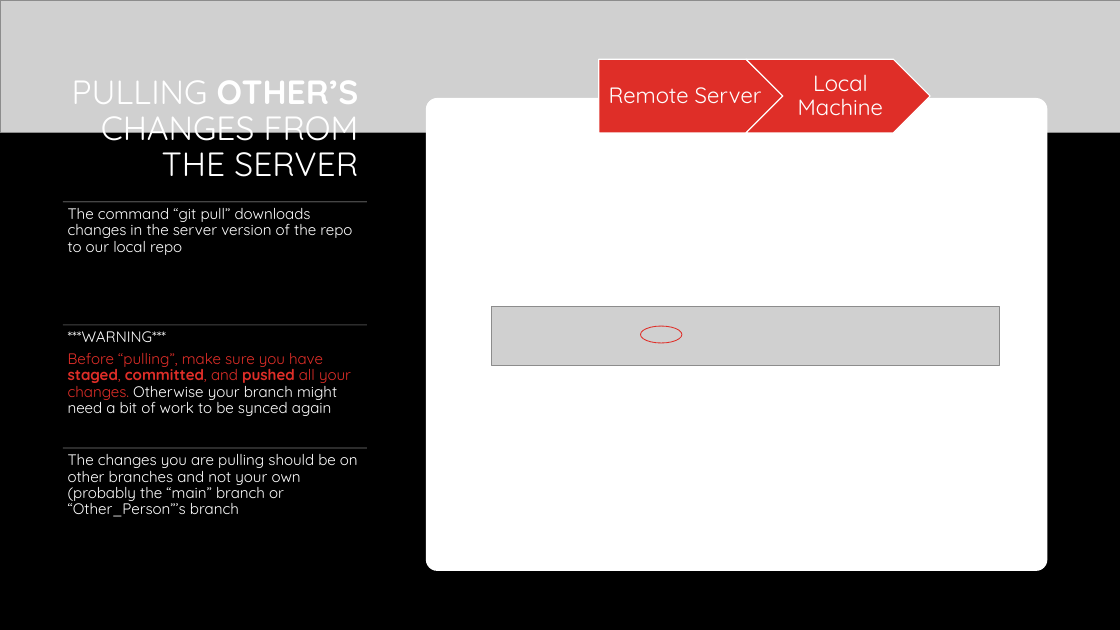
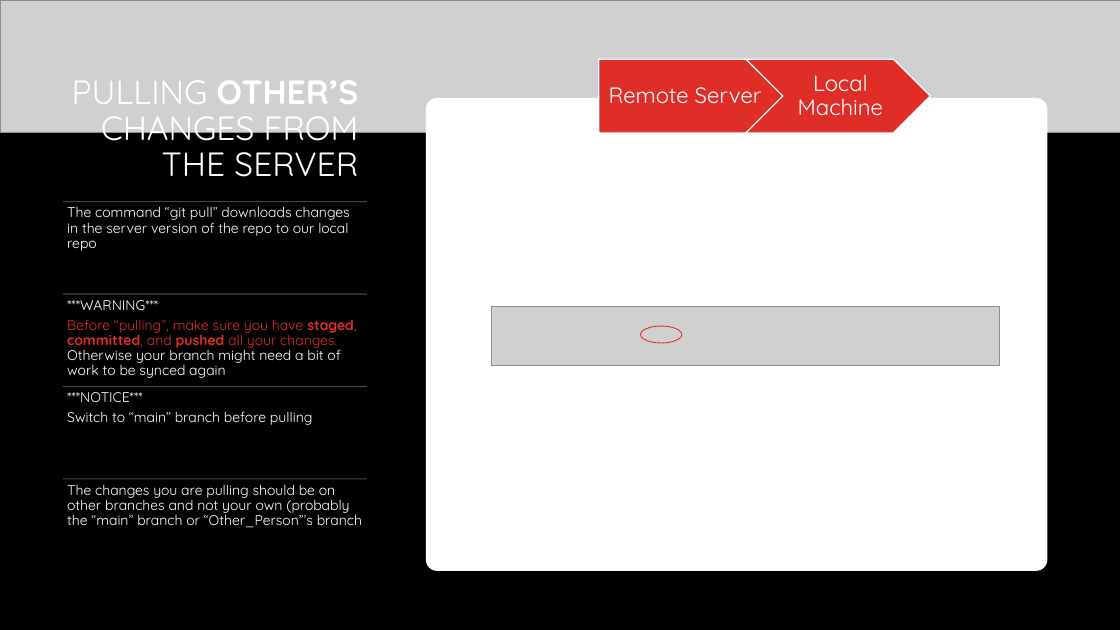
Before and after one commit to shachash1984/Tiltan_UnrealEngineCourse, a slide deck: slide 11 of Classes/Class_1/Git Helper.pptx (slide 10 before the commit). Drawn at 1120x630 pixels with LibreOffice and Linux fonts; fonts in the diff are those of the drawing; grey boxes stand for pictures; background and template pictures are left out. Boxes give left, top, right and bottom in pixels: in the first picture for what was removed or moved away, otherwise in the second. Text is boxed around its words. In the diff, an @@ line names an element or a change of style, - is before the commit and + after.

Commit message:
finished git ppt

```diff
--- a/Classes/Class_1/Git Helper.pptx
+++ b/Classes/Class_1/Git Helper.pptx
@@ size 13 to 12 pt in 3 elements at (x1=67, y1=206, x2=349, y2=251), (x1=67, y1=484, x2=362, y2=528), (x1=67, y1=300, x2=356, y2=378) @@
@@ text "***WARNING***" moved from (x1=68, y1=331, x2=351, y2=416) to (x1=67, y1=300, x2=356, y2=378) @@
@@ line moved from (63, 325) - (367, 325) to (63, 294) - (367, 294) @@
@@ line added from (63, 386) to (367, 386), #454545 1 pt @@
@@ text added at (x1=67, y1=392, x2=312, y2=425), 12 pt, text #FFFFFF @@
+***NOTICE***
+Switch to “main” branch before pulling
@@ text "The changes you are pulling ..." moved from (x1=68, y1=454, x2=358, y2=517) to (x1=67, y1=484, x2=362, y2=528) @@
@@ line moved from (63, 448) - (367, 448) to (63, 479) - (367, 479) @@
```
Also in this commit, not shown: 4 other slides changed, 1 slide added.
